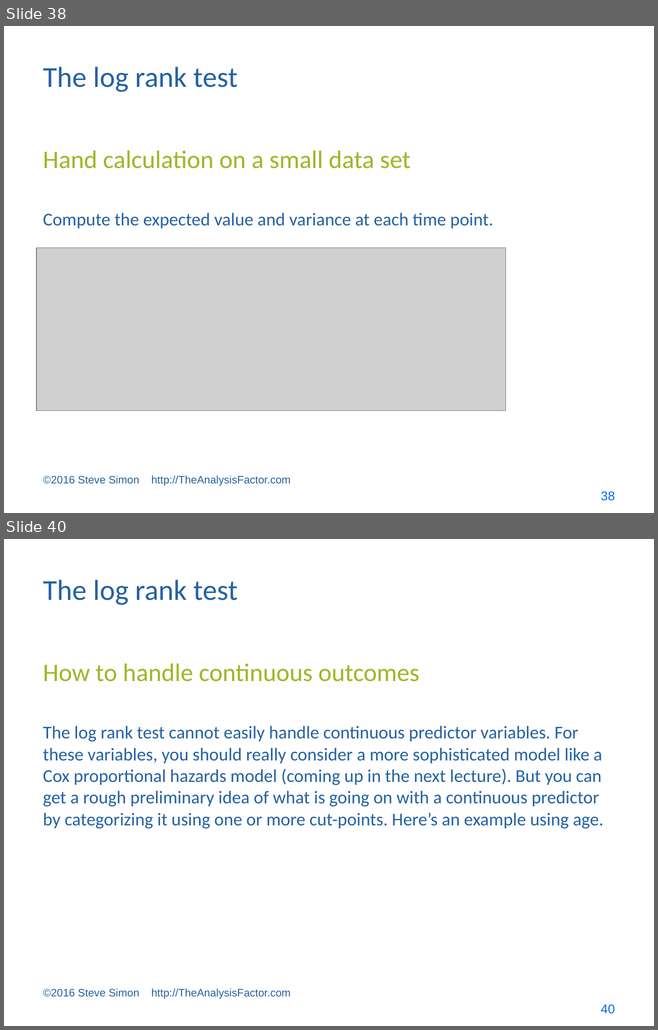
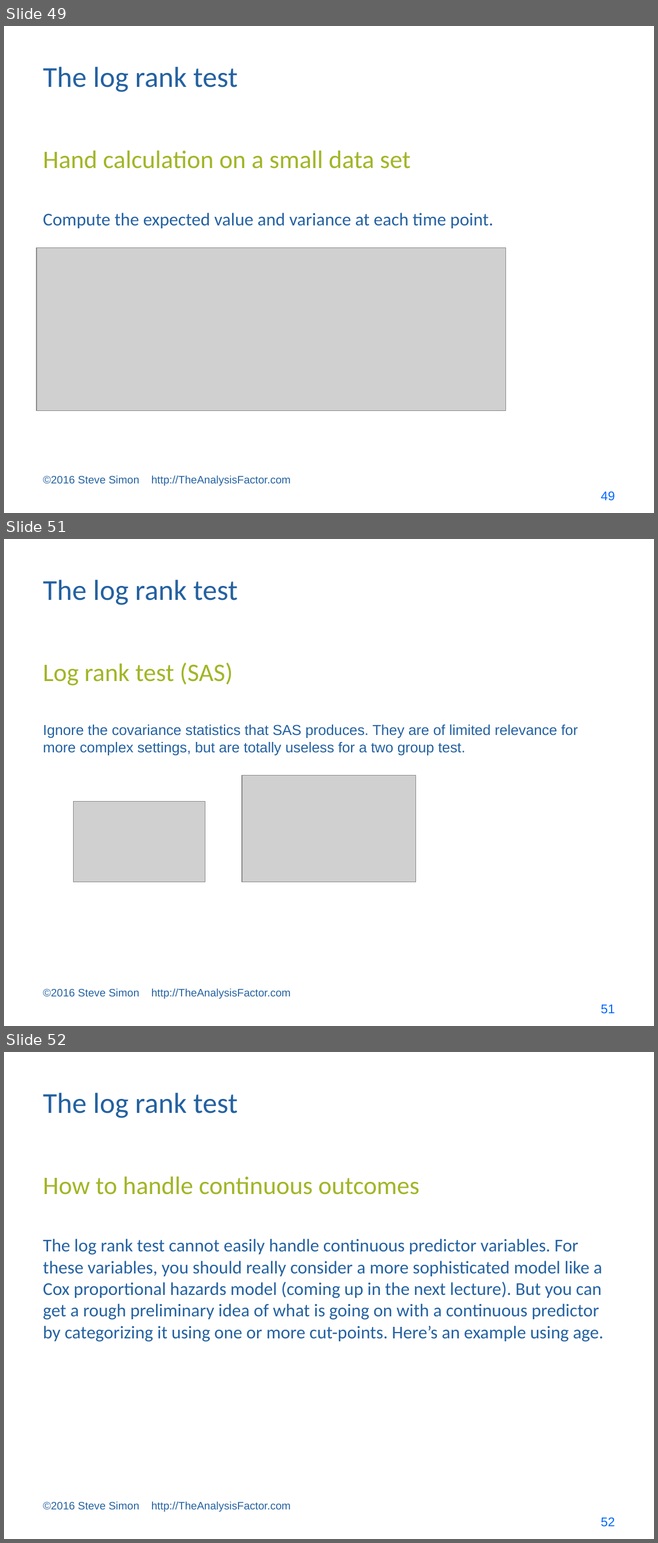
Before and after one commit to pmean/survival-models, a slide deck: bin/survival lecture 1.pptx. Shown one above the other, each under a label of ours: slides 38 and 40 before the commit, slides 49, 51 and 52 after it; the slides between them are not shown. The pictures are 658x1030 and 658x1543 pixels, drawn with LibreOffice and Linux fonts; fonts in the diff are those of the drawing; grey boxes stand for pictures. Boxes give left, top, right and bottom in pixels: in the first picture for what was removed or moved away, otherwise in the second. Text is boxed around its words. In the diff, an @@ line names an element or a change of style, - is before the commit and + after.

```diff
--- a/bin/survival lecture 1.pptx
+++ b/bin/survival lecture 1.pptx
@@ slide 51 added at (x1=4, y1=539, x2=654, y2=1026), background #FFFFFF @@
@@ title added at (x1=43, y1=580, x2=237, y2=605), 32 pt, text #2361A1 @@
+The log rank test
@@ text added at (x1=43, y1=663, x2=233, y2=686), 28 pt, text #A2B525 @@
+Log rank test (SAS)
@@ text added at (x1=43, y1=725, x2=578, y2=755), 16 pt, text #2361A1 @@
+Ignore the covariance statistics that SAS produces. They are of limited relevance for more complex settings, but are totally useless for a two group test.
@@ picture added at (x1=242, y1=776, x2=416, y2=882) @@
@@ picture added at (x1=74, y1=801, x2=205, y2=882) @@
@@ text added at (x1=43, y1=988, x2=291, y2=999), 12 pt, text #2361A1 @@
+©2016 Steve Simon http://TheAnalysisFactor.com
@@ page number added at (x1=600, y1=1005, x2=614, y2=1014), 14 pt, text #0066FF @@
+51
@@ what was slide 38 is now slide 49 @@
@@ page number at (x1=600, y1=491, x2=614, y2=501): text changed @@
-38
+49
@@ what was slide 40 is now slide 52 @@
@@ page number at (x1=600, y1=1517, x2=614, y2=1527): text changed @@
-40
+52
```
Also in this commit, not shown: 14 slides changed, 16 other slides added, 9 other files.
